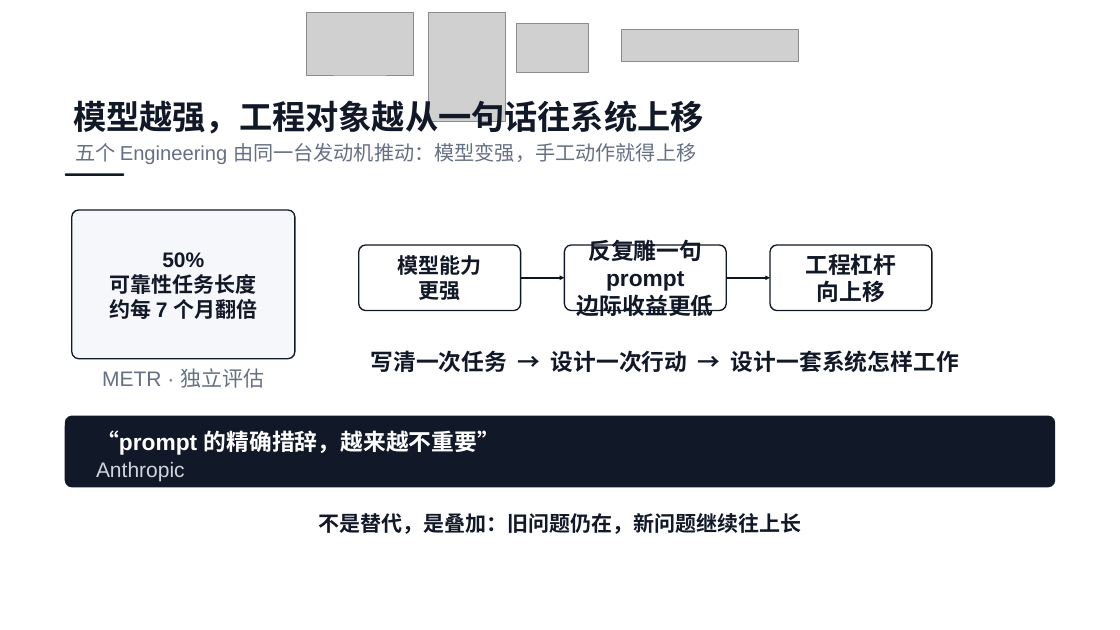
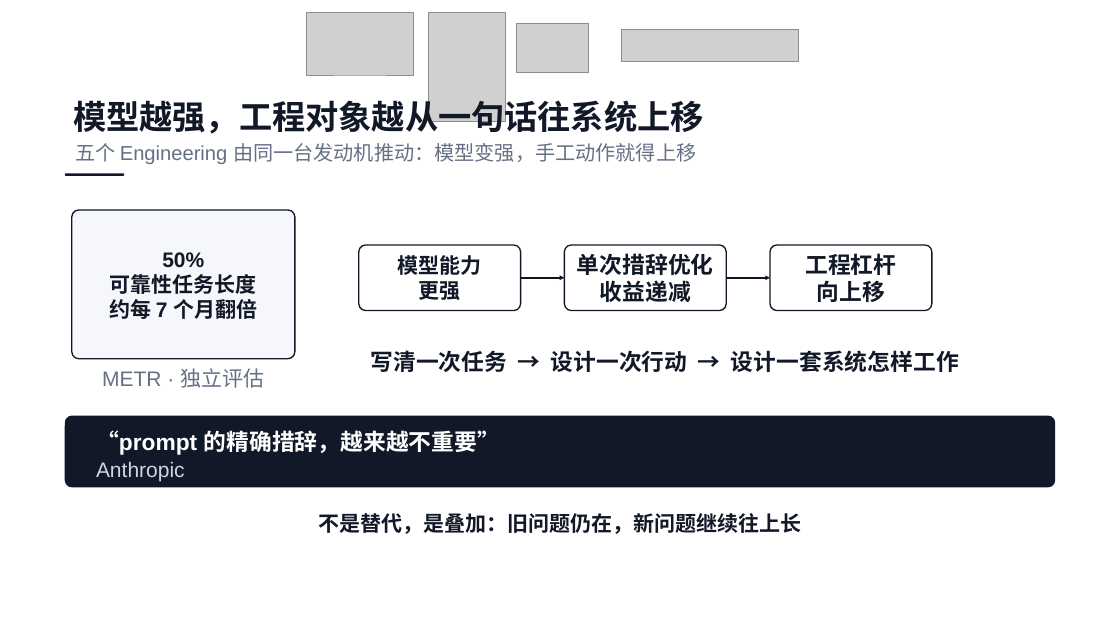
Before and after one commit to ethan-jiang-1/ai_dev_sdlc_aidc, a slide deck: slide 4 of talk-ai-coding-evolution/05_output/v4/OPC航海指南-harness-v4.pptx. Drawn at 1120x630 pixels with LibreOffice and Linux fonts; fonts in the diff are those of the drawing; grey boxes stand for pictures. Boxes give left, top, right and bottom in pixels: in the first picture for what was removed or moved away, otherwise in the second. Text is boxed around its words. In the diff, an @@ line names an element or a change of style, - is before the commit and + after.

```diff
--- a/talk-ai-coding-evolution/05_output/v4/OPC航海指南-harness-v4.pptx
+++ b/talk-ai-coding-evolution/05_output/v4/OPC航海指南-harness-v4.pptx
@@ text in rounded rectangle at (x1=577, y1=253, x2=714, y2=302): text changed @@
-反复雕一句 prompt
-边际收益更低
+单次措辞优化
+收益递减
```
Also in this commit, not shown: 9 other slides changed, 3 other files.
